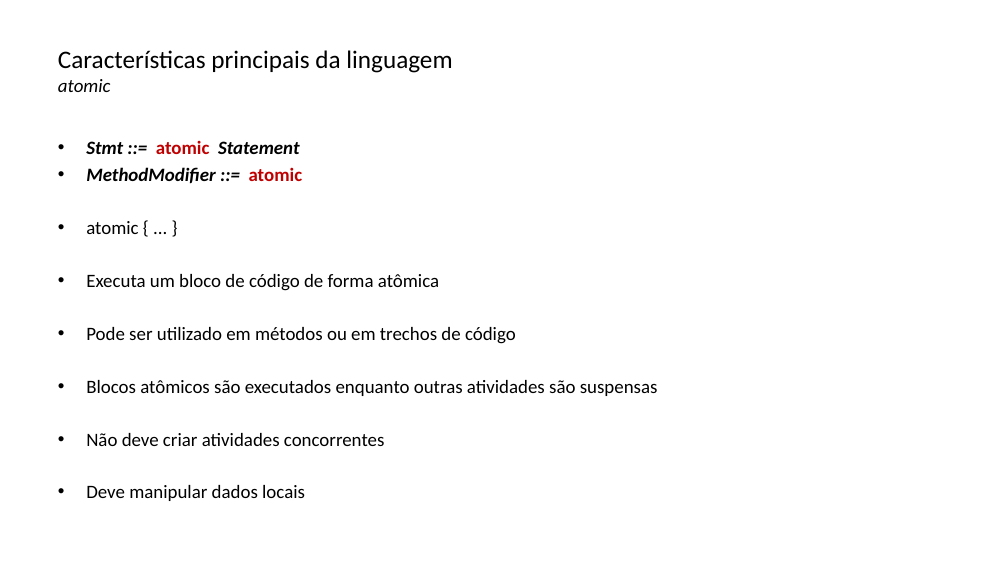
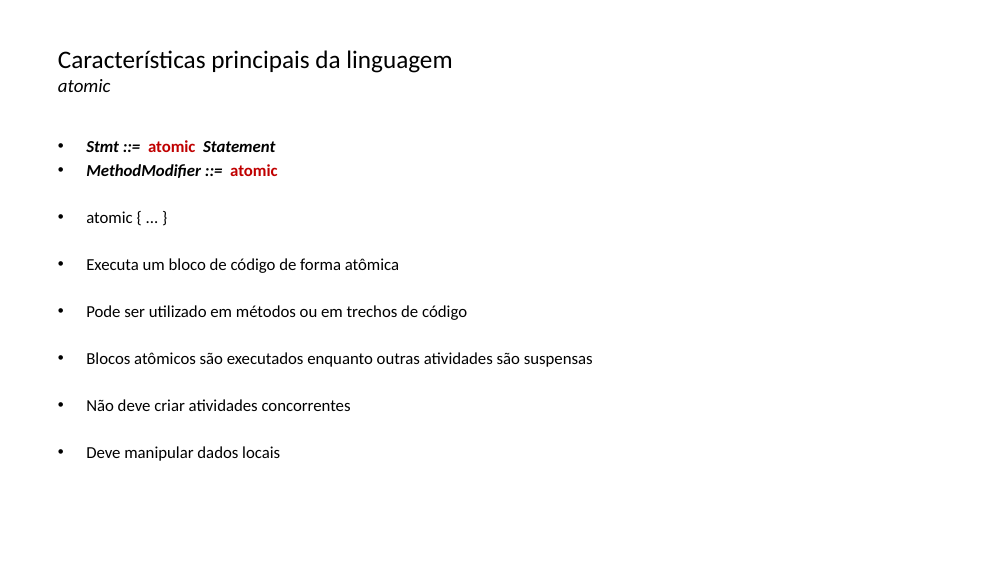
Before and after one commit to lquatrin/inf2591, a slide deck: slide 17 of x10.pptx (slide 15 before the commit). Drawn at 1008x567 pixels with LibreOffice and Linux fonts; fonts in the diff are those of the drawing. Boxes give left, top, right and bottom in pixels: in the first picture for what was removed or moved away, otherwise in the second. Text is boxed around its words. In the diff, an @@ line names an element or a change of style, - is before the commit and + after.

```diff
--- a/x10.pptx
+++ b/x10.pptx
@@ text "Stmt ::= atomic Statement" at [86,140,593,461]: size 18 to 16 pt @@
```
Also in this commit, not shown: 11 other slides changed, 2 slides added, 2 slides removed, 5 other files.
